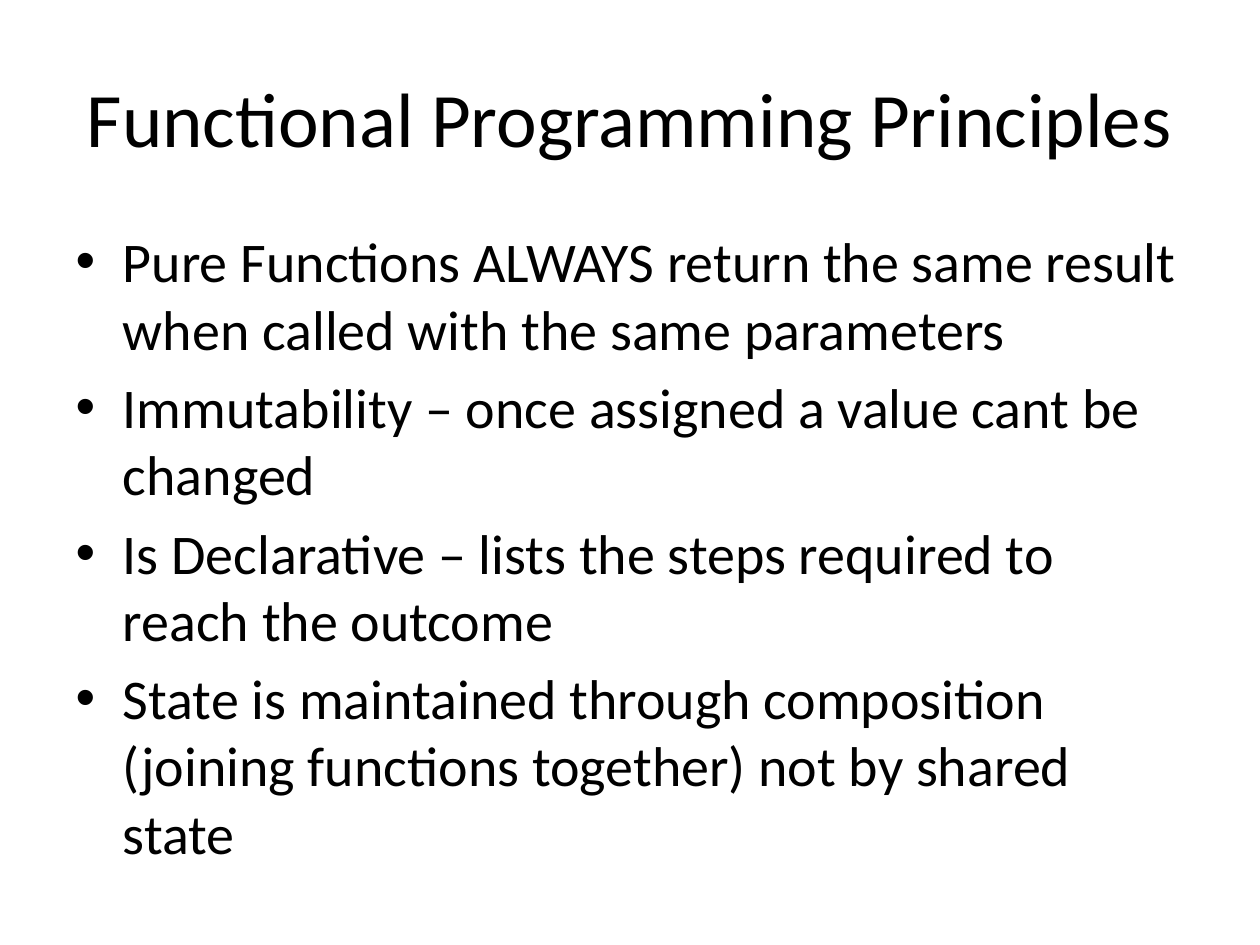
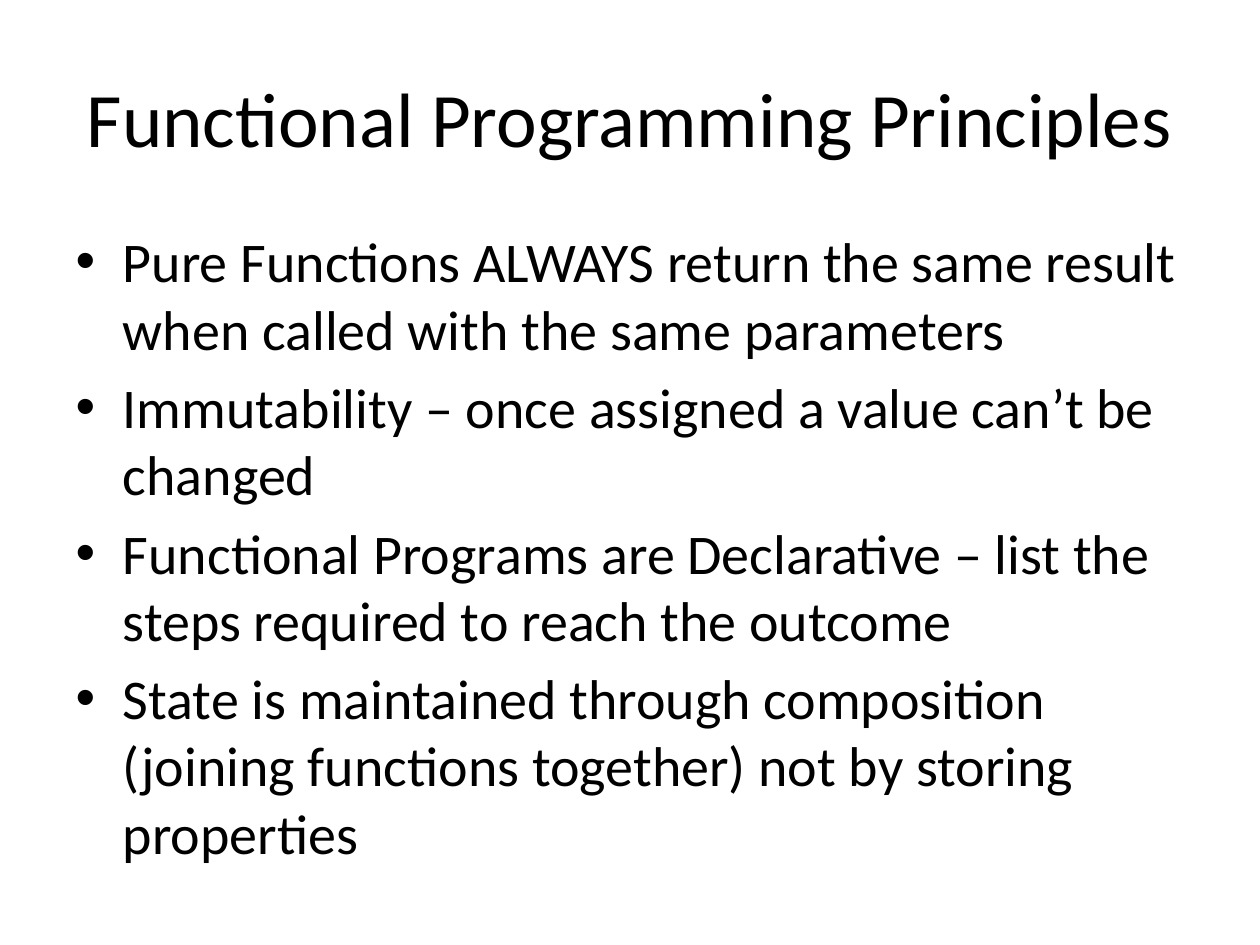
Before and after one commit to glenkleidon/functionalDemo, a slide deck: slide 2 of data/Towards Functional Programming.pptx. Drawn at 1260x945 pixels with LibreOffice and Linux fonts; fonts in the diff are those of the drawing; background and template pictures are left out. Boxes give left, top, right and bottom in pixels: in the first picture for what was removed or moved away, otherwise in the second. Text is boxed around its words. In the diff, an @@ line names an element or a change of style, - is before the commit and + after.

```diff
--- a/data/Towards Functional Programming.pptx
+++ b/data/Towards Functional Programming.pptx
@@ text at [123, 388, 1154, 863]: text changed @@
-• Immutability – once assigned a value cant be changed
-• Is Declarative – lists the steps required to reach the outcome
-• State is maintained through composition (joining functions together) not by shared state
+• Immutability – once assigned a value can’t be changed
+• Functional Programs are Declarative – list the steps required to reach the outcome
+• State is maintained through composition (joining functions together) not by storing properties
```
Also in this commit, not shown: 2 other slides changed, 4 other files.
